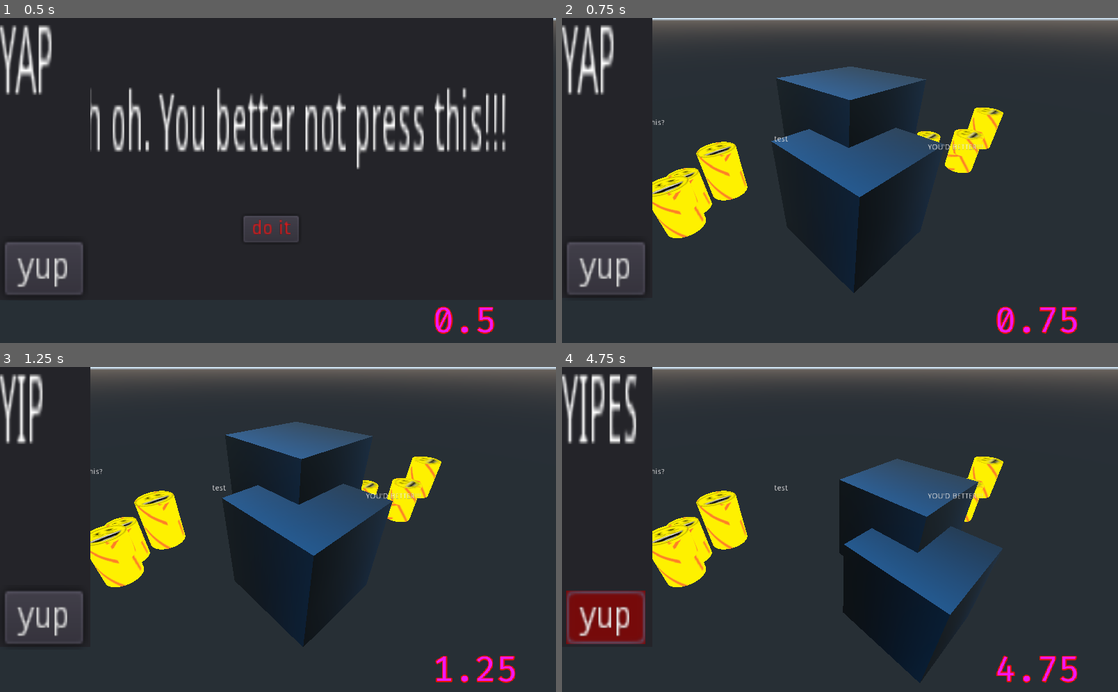
Above: before the commit, frames 1-4 (two rows, left to right).
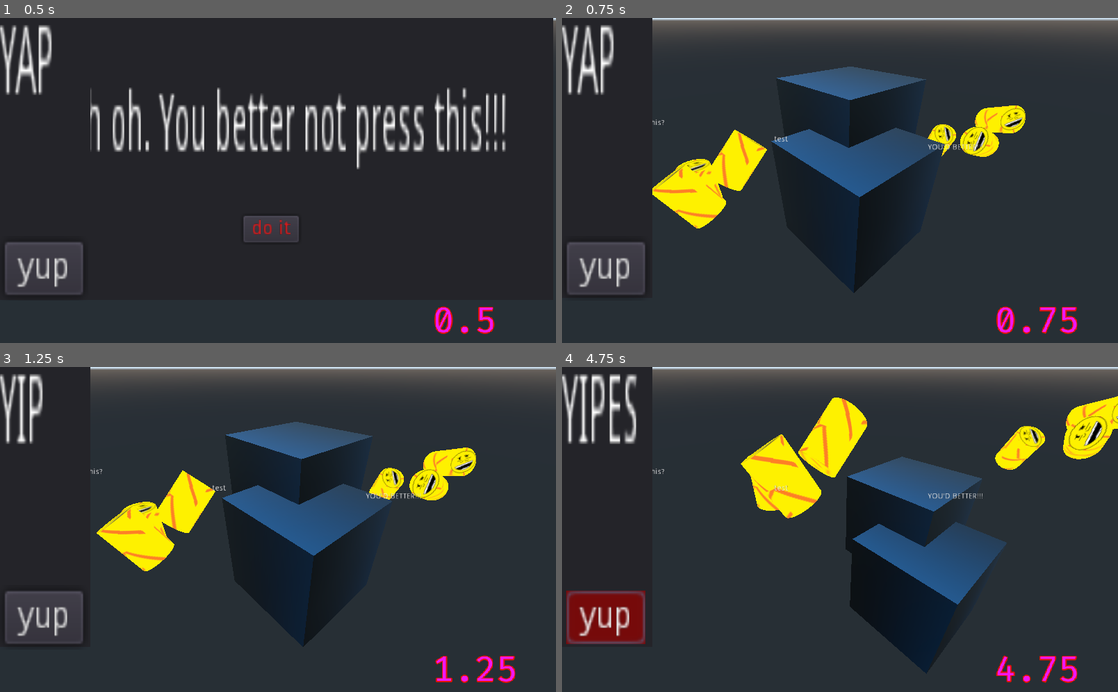
Above: after the commit, the same moments.

Repository: peter201943/GD-Test
Game: Godot game, scene res://Scenes/Level.tscn
The game is run twice, just before and just after one commit, with the same random seed, the same clock (stepped at 60 frames per second) and the same inputs.
Inputs:
- Up to frame 1 (0.5 s): no input
- Up to frame 2 (0.75 s): click "do it" at 0.5 s
- Up to frame 3 (1.25 s): no input
- Up to frame 4 (4.75 s): click "yup" at 1.25 s; click "yup" at 2 s; click "yup" at 2.75 s

Frame 1 is identical in both runs. In frame 2, 3.9% of the frame differs, in the area x 16-84%, y 26-68%; in frame 3, 5.0%; in frame 4, 12%, in the area x 16-100%, y 8-98%.

Commit message:
My back hurts

Diff:
--- a/Scenes/BOID.gd
+++ b/Scenes/BOID.gd
@@ -13,7 +13,7 @@
 
 const MAX_PEERS := 5
 const PEER_RANGE := 0.5
-const MOVE_SPEED := 5
+const MOVE_SPEED := 0.5
 const SQUAWK_MODE := "_peer_squawk"
 
 
@@ -65,6 +65,10 @@
 	direction = Vector3(0,0,0)
 	for boid in peers:
 		direction += boid.direction
+	direction = direction.normalized()
+	direction.x = direction.x * MOVE_SPEED
+	direction.y = direction.y * MOVE_SPEED
+	direction.z = direction.z * MOVE_SPEED
 
 
 func _get_peers() -> void:
@@ -80,7 +84,7 @@
 func _set_direction() -> void:
 	# Moves the boid in the specified direction
 	# Also rotates the body
-	pass
+	direction = self.move_and_slide(direction)
 
 
 func _random_squawk() -> void:
--- a/Scenes/boid swarm.tscn
+++ b/Scenes/boid swarm.tscn
@@ -9,6 +9,7 @@
 [node name="BOID BODY" parent="Sub Swarm 1" groups=[
 "boids",
 ] instance=ExtResource( 1 )]
+transform = Transform( 0.260191, -0.152003, 0.101859, 0.0521162, 0.359344, 0.143651, -0.139944, -0.148788, 0.242877, 0, 0, 0 )
 
 [node name="BOID BODY2" parent="Sub Swarm 1" groups=[
 "boids",
@@ -18,7 +19,7 @@
 [node name="BOID BODY3" parent="Sub Swarm 1" groups=[
 "boids",
 ] instance=ExtResource( 1 )]
-transform = Transform( 0.3, 0, 0, 0, 0.417577, 0, 0, 0, 0.3, 0.840998, 0.325621, 0 )
+transform = Transform( 0.206187, 0.303321, 0, -0.217915, 0.286997, 0, 0, 0, 0.3, 0.840998, 0.325621, 0 )
 
 [node name="Sub Swarm 2" type="Spatial" parent="."]
 transform = Transform( 1, 0, 0, 0, 1, 0, 0, 0, 1, 5.37275, 0, 2.31063 )
@@ -26,16 +27,17 @@
 [node name="BOID BODY" parent="Sub Swarm 2" groups=[
 "boids",
 ] instance=ExtResource( 1 )]
+transform = Transform( 0.118947, -0.383352, 0, 0.275412, 0.165565, 0, 0, 0, 0.3, 0, 0, 0 )
 
 [node name="BOID BODY2" parent="Sub Swarm 2" groups=[
 "boids",
 ] instance=ExtResource( 1 )]
-transform = Transform( 0.3, 0, 0, 0, 0.417577, 0, 0, 0, 0.3, 0.309373, -0.460292, -1.05181 )
+transform = Transform( 0.183353, -0.172623, 0.202488, 0.168079, 0.345885, 0, -0.167724, 0.157909, 0.221356, 0.309372, -0.460292, -1.05181 )
 
 [node name="BOID BODY3" parent="Sub Swarm 2" groups=[
 "boids",
 ] instance=ExtResource( 1 )]
-transform = Transform( 0.3, 0, 0, 0, 0.417577, 0, 0, 0, 0.3, 0.840998, 0.325621, 0 )
+transform = Transform( 0.250215, -0.230373, 0, 0.0715184, 0.150498, -0.270545, 0.149257, 0.314085, 0.129635, 0.840998, 0.325621, 0 )
 
 [node name="Sub Swarm 3" type="Spatial" parent="."]
 transform = Transform( 1, 0, 0, 0, 1, 0, 0, 0, 1, 0.276045, 0.253899, 9.55738 )
Not shown, changed: Docs/NOTES.md
